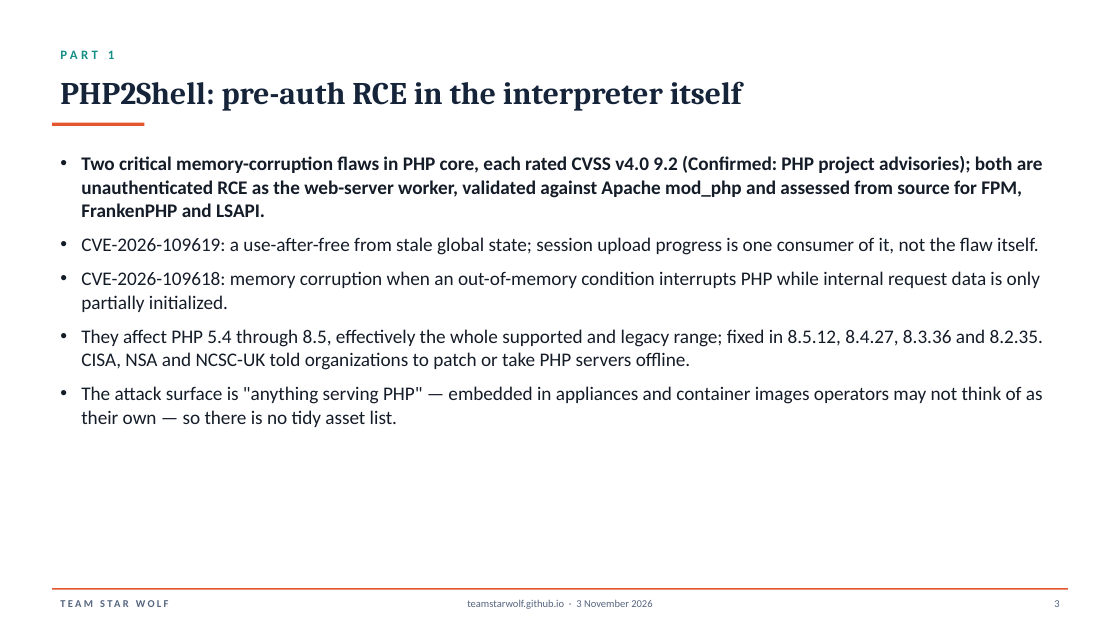
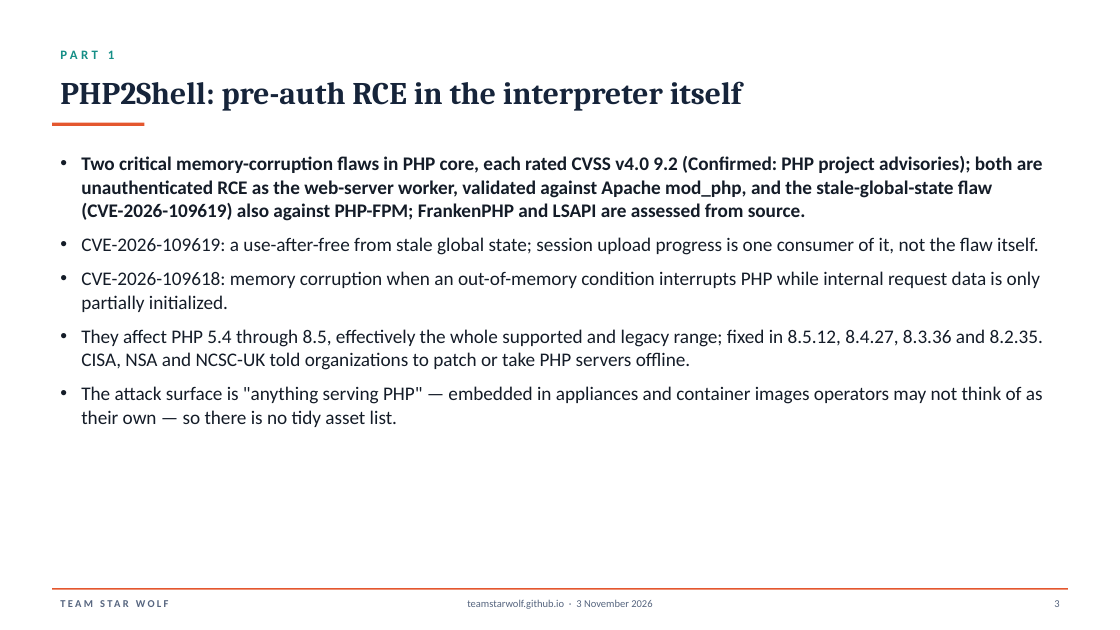
Before and after one commit to TeamStarWolf/TeamStarWolf, a slide deck: slide 4 of case-studies/slides/PHP2Shell_October_2026_Case_Study.pptx. Drawn at 1120x630 pixels with LibreOffice and Linux fonts; fonts in the diff are those of the drawing. Boxes give left, top, right and bottom in pixels: in the first picture for what was removed or moved away, otherwise in the second. Text is boxed around its words. In the diff, an @@ line names an element or a change of style, - is before the commit and + after.

```diff
--- a/case-studies/slides/PHP2Shell_October_2026_Case_Study.pptx
+++ b/case-studies/slides/PHP2Shell_October_2026_Case_Study.pptx
@@ text at [81, 156, 1043, 221]: text changed @@
-• Two critical memory-corruption flaws in PHP core, each rated CVSS v4.0 9.2 (Confirmed: PHP project advisories); both are unauthenticated RCE as the web-server worker, validated against Apache mod_php and assessed from source for FPM, FrankenPHP and LSAPI.
+• Two critical memory-corruption flaws in PHP core, each rated CVSS v4.0 9.2 (Confirmed: PHP project advisories); both are unauthenticated RCE as the web-server worker, validated against Apache mod_php, and the stale-global-state flaw (CVE-2026-109619) also against PHP-FPM; FrankenPHP and LSAPI are assessed from source.
```
Also in this commit, not shown: 2 other files.
